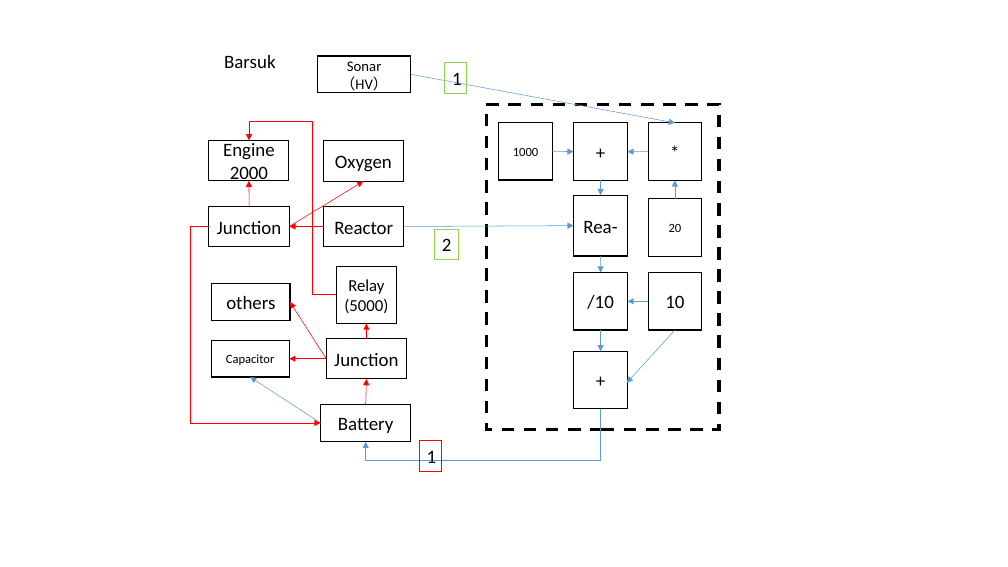
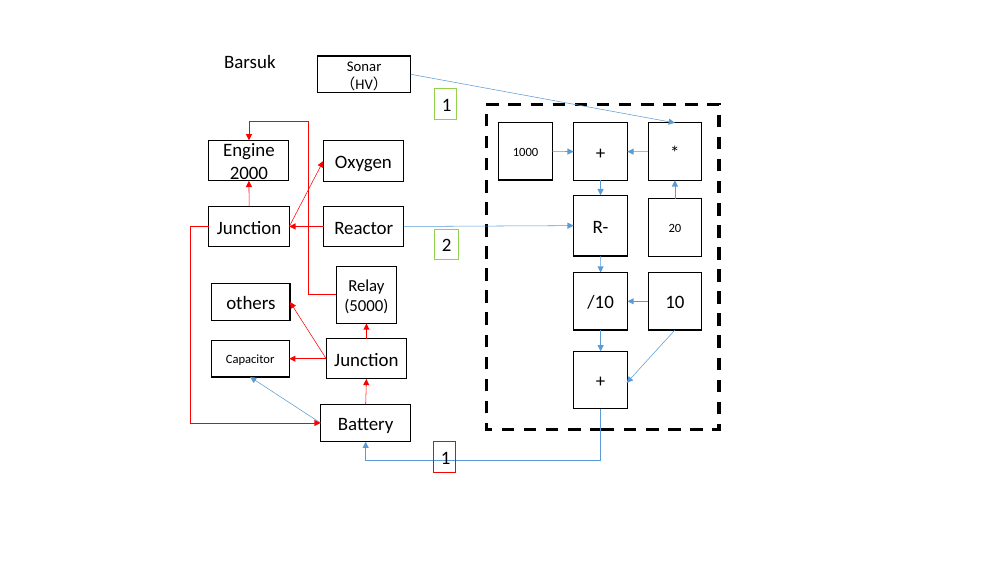
Before and after one commit to panhao4812/GameTools, a slide deck: slide 10 of BaroAngEditor/BaroAngEditor/mods/Lines.pptx. Drawn at 1008x567 pixels with LibreOffice and Linux fonts; fonts in the diff are those of the drawing. Boxes give left, top, right and bottom in pixels: in the first picture for what was removed or moved away, otherwise in the second. Text is boxed around its words. In the diff, an @@ line names an element or a change of style, - is before the commit and + after.

```diff
--- a/BaroAngEditor/BaroAngEditor/mods/Lines.pptx
+++ b/BaroAngEditor/BaroAngEditor/mods/Lines.pptx
@@ rectangle "1" moved from (x1=445, y1=63, x2=467, y2=93) to (x1=435, y1=88, x2=457, y2=119) @@
@@ elbow arrow (337, 295) - (249, 141): route changed @@
@@ arrow moved from (290, 227) - (364, 181) to (290, 227) - (324, 161) @@
@@ text in rectangle at (x1=593, y1=221, x2=609, y2=233): text changed @@
-Rea-
+R-
@@ rectangle "1" moved from (x1=419, y1=441, x2=442, y2=471) to (x1=433, y1=442, x2=456, y2=472) @@
```
Also in this commit, not shown: 2 other slides changed, 9 other files.
